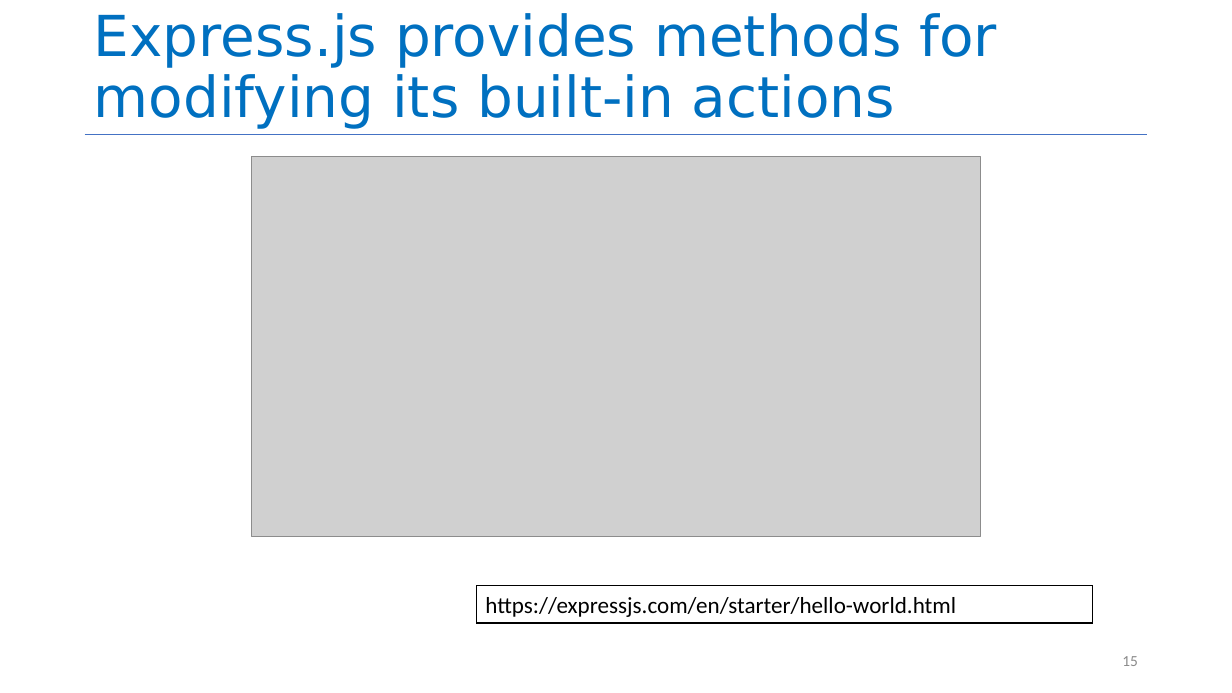
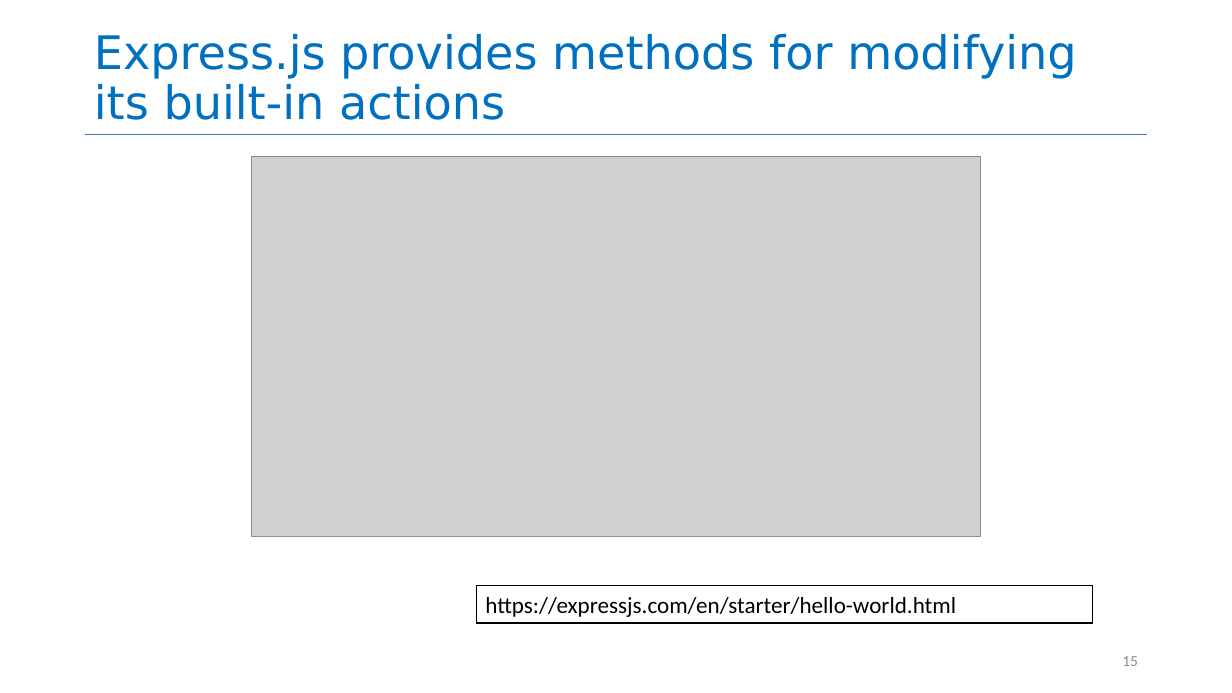
Before and after one commit to neu-se/CS4530-Spring-2022, a slide deck: slide 15 of Slides/Lesson 2.2 The Architectural Scale.pptx. Drawn at 1232x693 pixels with LibreOffice and Linux fonts; fonts in the diff are those of the drawing; grey boxes stand for pictures. Boxes give left, top, right and bottom in pixels: in the first picture for what was removed or moved away, otherwise in the second. Text is boxed around its words. In the diff, an @@ line names an element or a change of style, - is before the commit and + after.

Commit message:
fixed font sizes, and replaced slides to ensure consistent theme

```diff
--- a/Slides/Lesson 2.2 The Architectural Scale.pptx
+++ b/Slides/Lesson 2.2 The Architectural Scale.pptx
@@ title "Express.js provides methods for modifying ..." at (x1=94, y1=34, x2=1076, y2=120): size 44 to 36 pt @@
```
Also in this commit, not shown: 1 other file.
